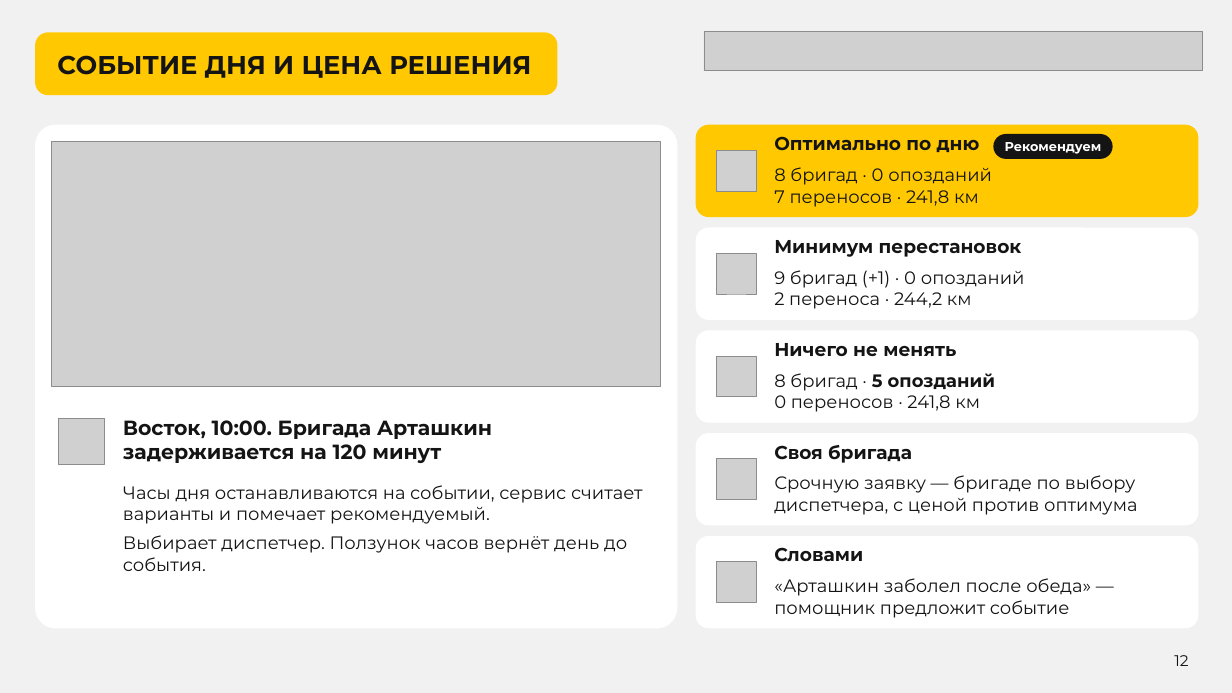
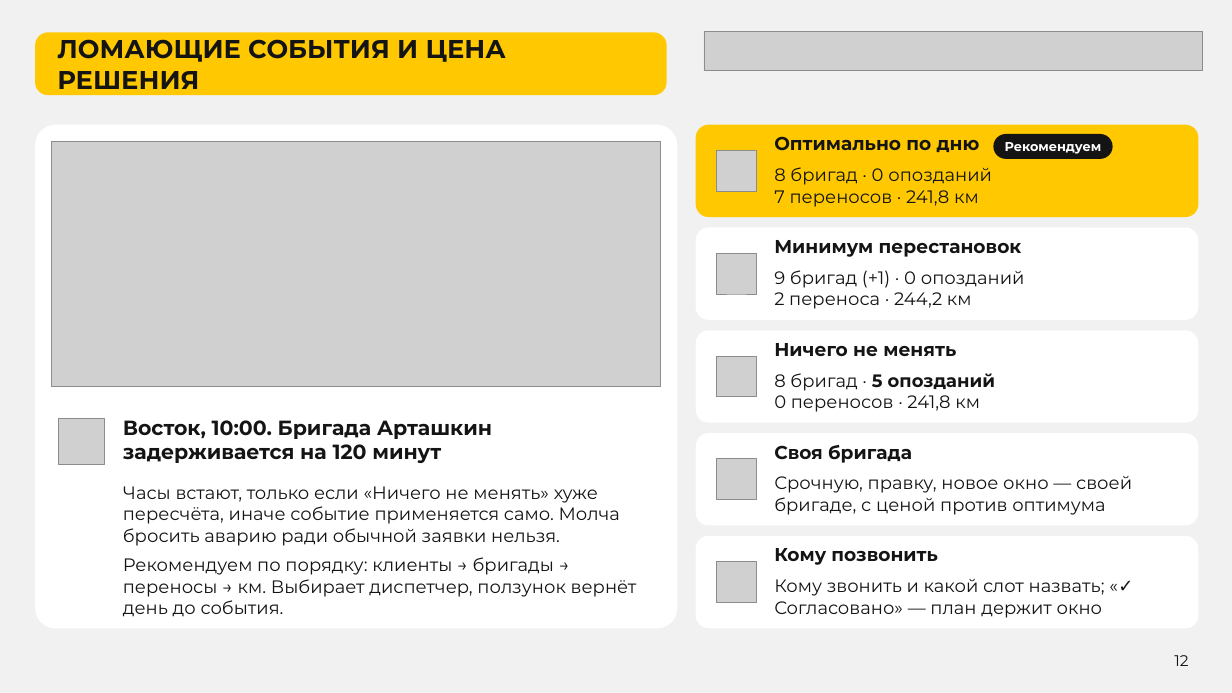
Before and after one commit to earlyr1/beeline-routing, a slide deck: slide 12 of ЛЦТ2026_Презентация_верные_обязательные_слайды.pptx. Drawn at 1232x693 pixels with LibreOffice and Linux fonts; fonts in the diff are those of the drawing; grey boxes stand for pictures. Boxes give left, top, right and bottom in pixels: in the first picture for what was removed or moved away, otherwise in the second. Text is boxed around its words. In the diff, an @@ line names an element or a change of style, - is before the commit and + after.

```diff
--- a/ЛЦТ2026_Презентация_верные_обязательные_слайды.pptx
+++ b/ЛЦТ2026_Презентация_верные_обязательные_слайды.pptx
@@ rounded rectangle "ЛОМАЮЩИЕ СОБЫТИЯ И ЦЕНА РЕШЕНИЯ": place and size @@
-rounded rectangle "ЛОМАЮЩИЕ СОБЫТИЯ И ЦЕНА РЕШЕНИЯ" at [35, 32, 557, 95]
+rounded rectangle "ЛОМАЮЩИЕ СОБЫТИЯ И ЦЕНА РЕШЕНИЯ" at [35, 32, 667, 95]
@@ text in rounded rectangle at [57, 39, 506, 89]: text changed @@
-СОБЫТИЕ ДНЯ И ЦЕНА РЕШЕНИЯ
+ЛОМАЮЩИЕ СОБЫТИЯ И ЦЕНА РЕШЕНИЯ
@@ text at [774, 476, 1132, 515]: text changed @@
-Срочную заявку — бригаде по выбору диспетчера, с ценой против оптимума
+Срочную, правку, новое окно — своей бригаде, с ценой против оптимума
@@ text at [123, 486, 637, 617]: text changed @@
-Часы дня останавливаются на событии, сервис считает варианты и помечает рекомендуемый.
-Выбирает диспетчер. Ползунок часов вернёт день до события.
+Часы встают, только если «Ничего не менять» хуже пересчёта, иначе событие применяется само. Молча бросить аварию ради обычной заявки нельзя.
+Рекомендуем по порядку: клиенты → бригады → переносы → км. Выбирает диспетчер, ползунок вернёт день до события.
@@ text at [774, 548, 937, 565]: text changed @@
-Словами
+Кому позвонить
@@ text at [774, 579, 1105, 618]: text changed @@
-«Арташкин заболел после обеда» — помощник предложит событие
+Кому звонить и какой слот назвать; «✓ Согласовано» — план держит окно
```
Also in this commit, not shown: 12 other slides changed, 36 other files.
